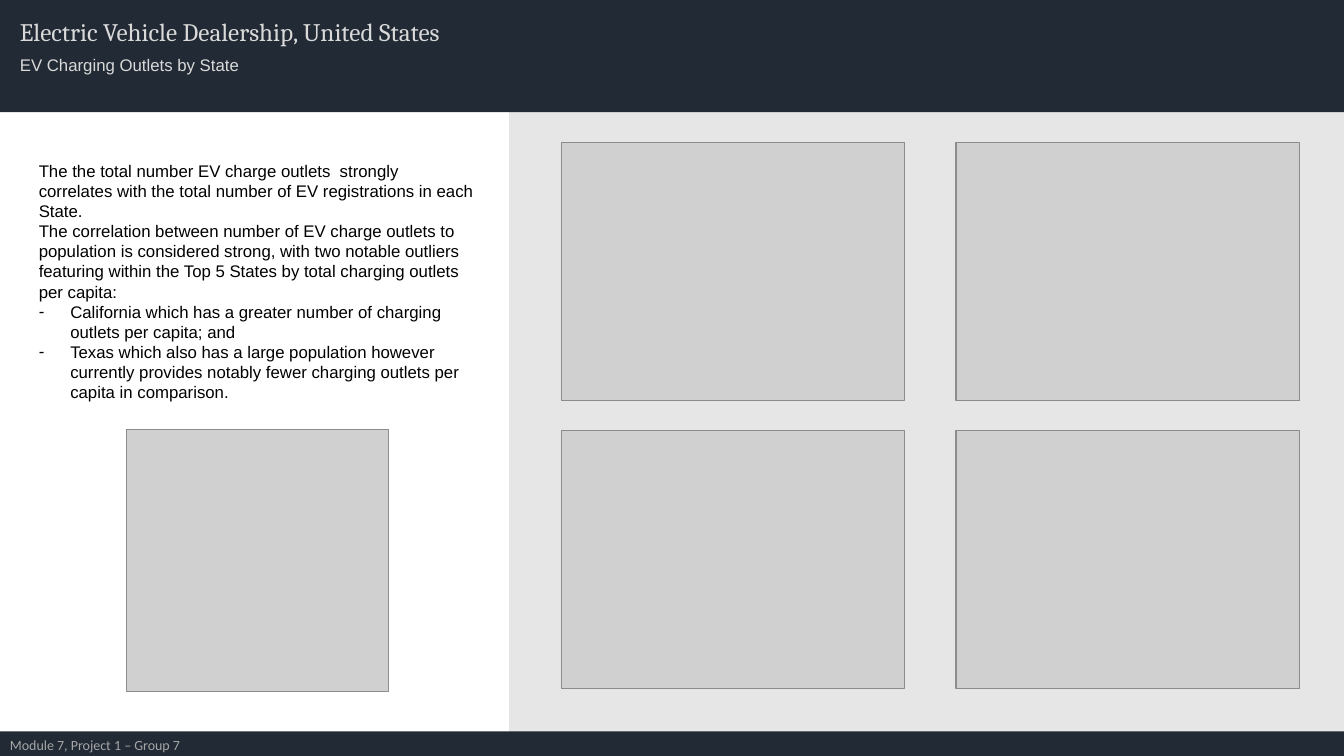
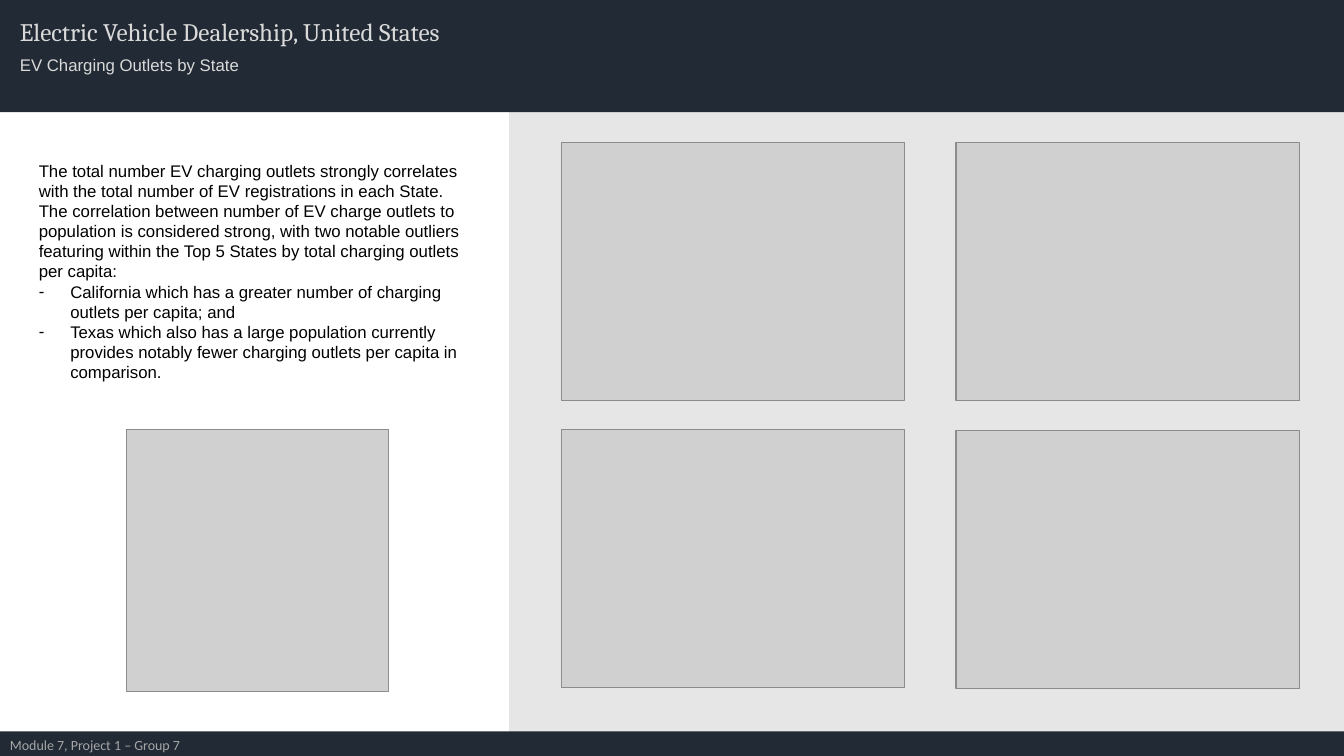
Before and after one commit to Manasa4040/project, a slide deck: slide 4 of Module 7 - Project 1 - Group 7 Presentation.pptx. Drawn at 1344x756 pixels with LibreOffice and Linux fonts; fonts in the diff are those of the drawing; grey boxes stand for pictures. Boxes give left, top, right and bottom in pixels: in the first picture for what was removed or moved away, otherwise in the second. Text is boxed around its words. In the diff, an @@ line names an element or a change of style, - is before the commit and + after.

```diff
--- a/Module 7 - Project 1 - Group 7 Presentation.pptx
+++ b/Module 7 - Project 1 - Group 7 Presentation.pptx
@@ text at (x1=39, y1=165, x2=458, y2=201): text changed @@
-The the total number EV charge outlets strongly correlates with the total number of EV registrations in each State.
+The total number EV charging outlets strongly correlates with the total number of EV registrations in each State.
@@ text at (x1=70, y1=326, x2=457, y2=382): text changed @@
-– Texas which also has a large population however currently provides notably fewer charging outlets per capita in comparison.
+– Texas which also has a large population currently provides notably fewer charging outlets per capita in comparison.
```
Also in this commit, not shown: 4 other slides changed, 1 other file.
